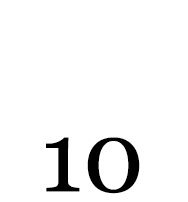
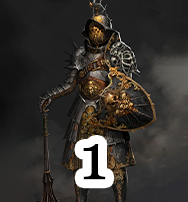
Layered file, before and after one edit (188 x 202). Changes by layer:
hid "10", painted on it over [left=46, top=137, right=140, bottom=194]
showed "1", painted on it over [left=76, top=128, right=111, bottom=183]
added layer "PNJ Errado Gustave du Grenouille Recorte" over [left=0, top=0, right=188, bottom=202]